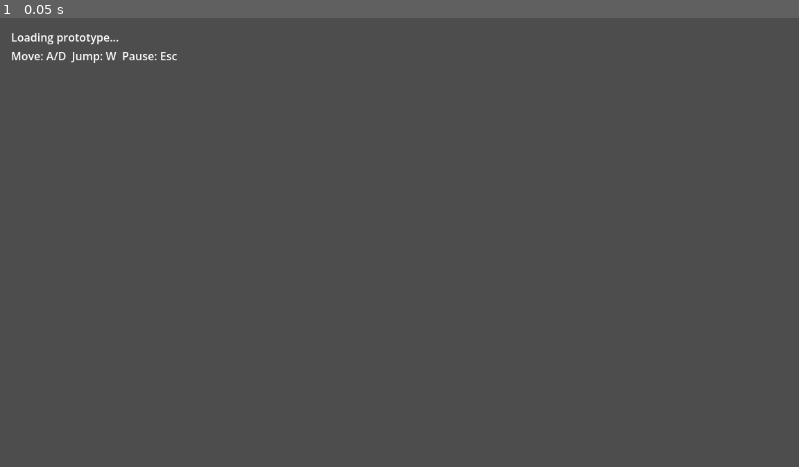
Above: before the commit, frame 1.
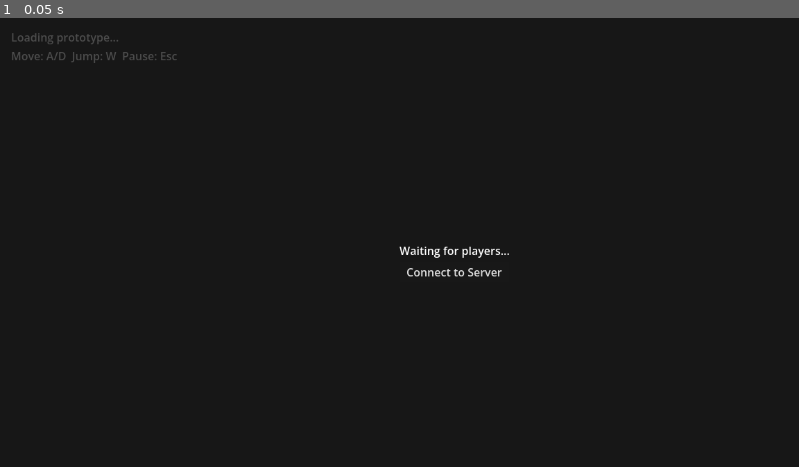
Above: after the commit, the same moment.

Repository: dangsang936/Se315-FireBoy-Watergirl
Game: Godot game, scene res://scenes/bootstrap/game.tscn
Two runs of this game, one before a commit and one after it. Both use one fixed random seed, a clock stepped at 60 frames per second and the inputs below. This scene is started directly instead of the project's main scene.
Inputs:
- Up to frame 1 (0.05 s): no input

The runs differ from the first frame. In frame 1, 100% of the frame differs, in the area x 0-100%, y 0-100%.
Error before the commit: Parse Error: Identifier "level_scene" not declared in the current scope. (res://scripts/core/game_manager/game_manager.gd:42)

Commit message:
Implemented server connection

Diff:
--- a/client/project.godot
+++ b/client/project.godot
@@ -18,7 +18,6 @@
 [autoload]
 
 NetworkManager="*res://scripts/network_manager.gd"
-GodotIQRuntime="*uid://cpndk7nje40au"
 
 [editor_plugins]
 
--- a/client/scripts/core/game_manager/game_manager.gd
+++ b/client/scripts/core/game_manager/game_manager.gd
@@ -3,6 +3,7 @@
 
 enum GameState { BOOT, LOADING_LEVEL, PLAYING, PAUSED, WON, LOST, RESTARTING, DISCONNECTED }
 
+@export var level_scene: PackedScene
 @export var fireboy_scene: PackedScene
 @export var watergirl_scene: PackedScene
 @export var level_root_path: NodePath = ^"LevelRoot"
@@ -28,7 +29,55 @@
 	NetworkManager.remote_player_position_received.connect(_on_remote_position_received)
 	NetworkManager.remote_player_state_received.connect(_on_remote_state_received)
 
+	NetworkManager.role_assigned.connect(_on_role_assigned)
+	NetworkManager.player_list_updated.connect(_on_player_list_updated)
+
+	_show_connect_ui()
+
+var _connect_ui_layer: CanvasLayer
+
+func _show_connect_ui() -> void:
+	_connect_ui_layer = CanvasLayer.new()
+	var bg = ColorRect.new()
+	bg.set_anchors_preset(Control.PRESET_FULL_RECT)
+	bg.color = Color(0, 0, 0, 0.7)
+
+	var vbox = VBoxContainer.new()
+	vbox.set_anchors_and_offsets_preset(Control.PRESET_CENTER)
+	bg.add_child(vbox)
+
+	var lbl = Label.new()
+	lbl.name = "StatusLabel"
+	lbl.text = "Waiting for players..."
+	lbl.horizontal_alignment = HORIZONTAL_ALIGNMENT_CENTER
+	vbox.add_child(lbl)
+
+	var btn = Button.new()
+	btn.name = "ConnectBtn"
+	btn.text = "Connect to Server"
+	btn.pressed.connect(_on_connect_button_pressed)
+	vbox.add_child(btn)
+
+	_connect_ui_layer.add_child(bg)
+	add_child(_connect_ui_layer)
+
+func _on_connect_button_pressed() -> void:
+	if _connect_ui_layer.has_node("ColorRect/VBoxContainer/ConnectBtn"):
+		var btn = _connect_ui_layer.get_node("ColorRect/VBoxContainer/ConnectBtn") as Button
+		btn.disabled = true
+	if _connect_ui_layer.has_node("ColorRect/VBoxContainer/StatusLabel"):
+		var lbl = _connect_ui_layer.get_node("ColorRect/VBoxContainer/StatusLabel") as Label
+		lbl.text = "Connecting..."
+	NetworkManager.connect_to_server()
+
+func _on_role_assigned(role: int) -> void:
+	if is_instance_valid(_connect_ui_layer):
+		_connect_ui_layer.queue_free()
 	_load_level()
+
+func _on_player_list_updated(players: Array) -> void:
+	if _state == GameState.PLAYING and players.size() > 1 and not is_instance_valid(_remote_player):
+		_spawn_remote_player()
 
 func _unhandled_input(event: InputEvent) -> void:
 	if event.is_action_pressed("pause"):
@@ -71,28 +120,39 @@
 	var local_scene = fireboy_scene if is_fireboy else watergirl_scene
 	var remote_scene = watergirl_scene if is_fireboy else fireboy_scene
 
-	# Spawn Local Player
-	_player = local_scene.instantiate() as CharacterBody2D
-	_current_level.attach_player(_player, 1 if is_fireboy else 2)
-	if _player.has_method("reset_to_spawn"):
-		_player.call("reset_to_spawn", _current_level.get_spawn_position() if is_fireboy else _current_level.get_spawn_position_2())
-
-	# Spawn Remote Player if online
-	if NetworkManager.is_connected_to_server():
-		_remote_player = remote_scene.instantiate() as CharacterBody2D
-		if _remote_player.get("is_local") != null:
-			_remote_player.set("is_local", false)
-
-		# Attach RemotePlayer logic component
-		var remote_comp = RemotePlayer.new()
-		remote_comp.name = "RemotePlayer"
-		_remote_player.add_child(remote_comp)
-
-		_current_level.attach_player(_remote_player, 2 if is_fireboy else 1)
-
-		var spawn_pos = _current_level.get_spawn_position_2() if is_fireboy else _current_level.get_spawn_position()
-		_remote_player.global_position = spawn_pos
-		remote_comp.target_position = spawn_pos
+	# Spawn Local Player (chỉ spawn 1 lần)
+	if not is_instance_valid(_player):
+		_player = local_scene.instantiate() as CharacterBody2D
+		_current_level.attach_player(_player, 1 if is_fireboy else 2)
+		if _player.has_method("reset_to_spawn"):
+			_player.call("reset_to_spawn", _current_level.get_spawn_position() if is_fireboy else _current_level.get_spawn_position_2())
+
+	_spawn_remote_player()
+
+func _spawn_remote_player() -> void:
+	if not NetworkManager.is_connected_to_server() or is_instance_valid(_remote_player):
+		return
+	if NetworkManager.connected_players.size() < 2:
+		return
+
+	var my_role = NetworkManager.my_role
+	var is_fireboy = (my_role == 0)
+	var remote_scene = watergirl_scene if is_fireboy else fireboy_scene
+
+	_remote_player = remote_scene.instantiate() as CharacterBody2D
+	if _remote_player.get("is_local") != null:
+		_remote_player.set("is_local", false)
+
+	# Attach RemotePlayer logic component
+	var remote_comp = RemotePlayer.new()
+	remote_comp.name = "RemotePlayer"
+	_remote_player.add_child(remote_comp)
+
+	_current_level.attach_player(_remote_player, 2 if is_fireboy else 1)
+
+	var spawn_pos = _current_level.get_spawn_position_2() if is_fireboy else _current_level.get_spawn_position()
+	_remote_player.global_position = spawn_pos
+	remote_comp.target_position = spawn_pos
 
 func _toggle_pause() -> void:
 	if _state == GameState.PLAYING:
--- a/client/scripts/network_manager.gd
+++ b/client/scripts/network_manager.gd
@@ -6,6 +6,7 @@
 const DEFAULT_PORT: int = 9999
 
 signal connected_to_server
+signal connection_failed
 signal disconnected_from_server
 signal role_assigned(role: int)
 signal player_list_updated(players: Array[int])
@@ -71,6 +72,7 @@
 
 func _on_connection_failed() -> void:
 	printerr("[Client] Connection failed")
+	connection_failed.emit()
 	disconnected_from_server.emit()
 
 @rpc("authority", "call_remote", "reliable")
--- a/client/scripts/player/movement/player.gd
+++ b/client/scripts/player/movement/player.gd
@@ -253,7 +253,7 @@
 	InputMap.action_add_event(action, key_event)
 
 func _refresh_camera() -> void:
-	if _camera == null:
+	if _camera == null or not is_local:
 		return
 	_camera.make_current()
 	if _camera.position_smoothing_enabled:
Not shown, changed: client/README.md
